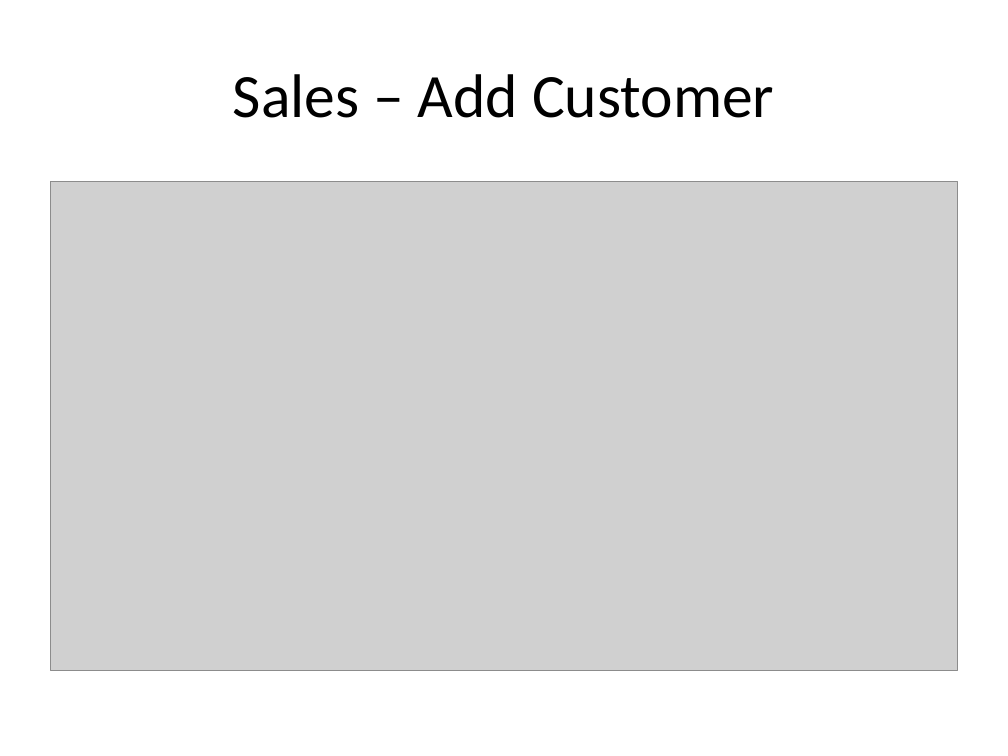
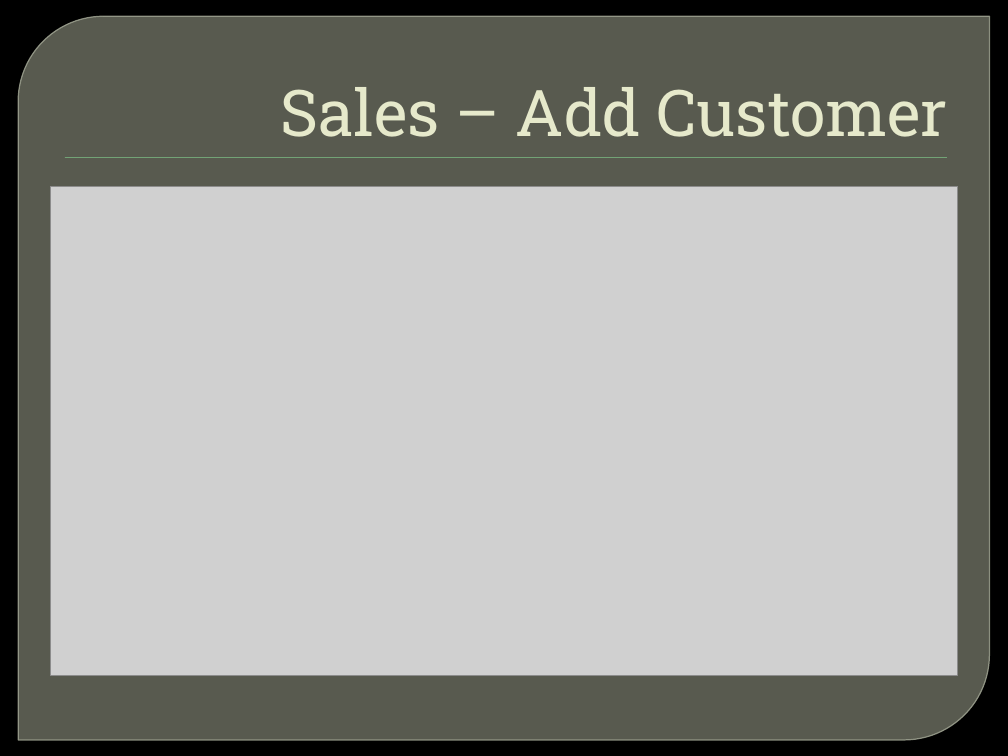
Before and after one commit to Mediagroup5/BarrocIt, a slide deck: slide 11 of barroc_Presentation.pptm. Drawn at 1008x756 pixels with LibreOffice and Linux fonts; fonts in the diff are those of the drawing; grey boxes stand for pictures; background and template pictures are left out. Boxes give left, top, right and bottom in pixels: in the first picture for what was removed or moved away, otherwise in the second. Text is boxed around its words. In the diff, an @@ line names an element or a change of style, - is before the commit and + after.

```diff
--- a/barroc_Presentation.pptm
+++ b/barroc_Presentation.pptm
@@ background #FFFFFF to picture (left out) @@
@@ round diag rect added at [18,16,990,740], fill #888B7B at 65% opacity, outline #9DA090 0.87 pt @@
@@ title "Sales – Add Customer" at [281,87,947,137]: size 44 to 46 pt, font Calibri to Roboto Slab, text colour #000000 to #E7EACB; alignment centre to right; indent changed; vertical alignment middle to bottom @@
@@ rectangle added at [65,157,947,158], fill #72A376 @@
@@ picture: place and size @@
-picture at [50,181,958,670]
+picture at [50,186,958,675]
```
Also in this commit, not shown: 15 other slides changed, 1 slide added, 1 other file.
